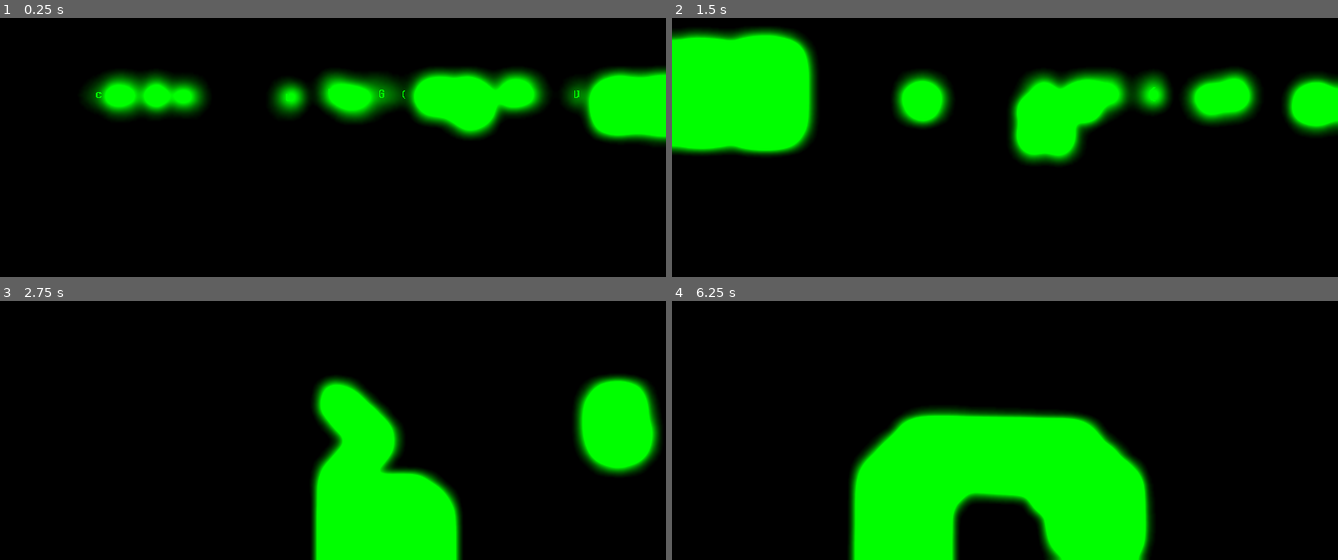
Above: before the commit, frames 1-4 (two rows, left to right).
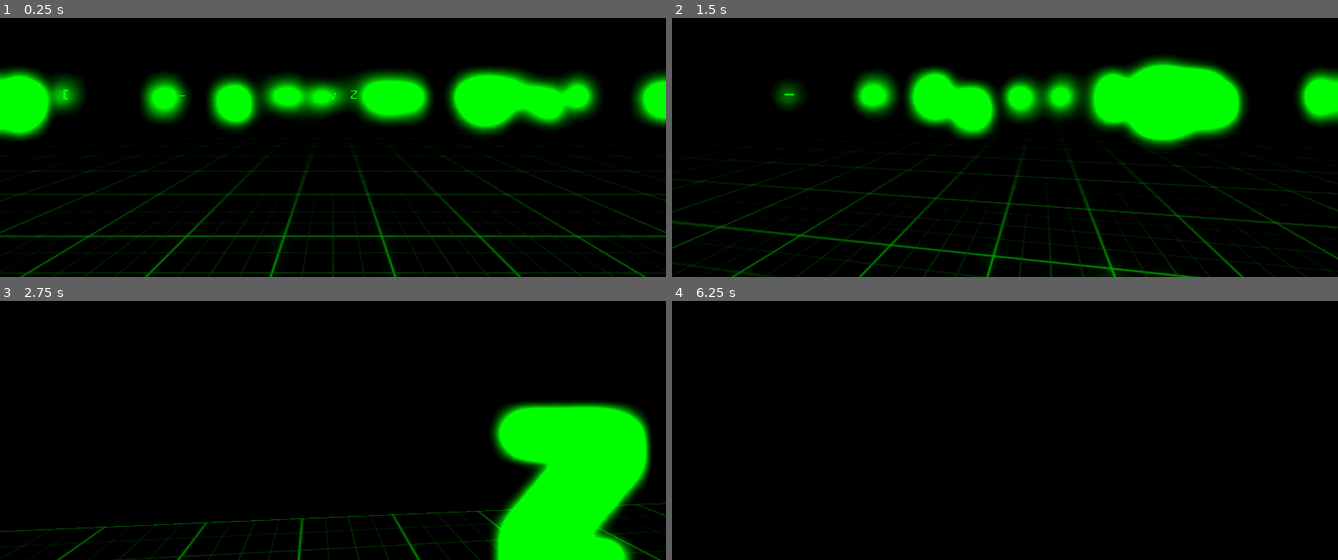
Above: after the commit, the same moments.

Repository: OneHoopyFrood/RoboKitty3D
Game: Godot game, scene res://World/World.tscn
Two runs of this game, one before a commit and one after it. Both use one fixed random seed, a clock stepped at 60 frames per second and the inputs below.
Inputs (mouse positions are in pixels of both pictures, inside the frame that each line leads up to):
- Up to frame 1 (0.25 s): no input
- Up to frame 2 (1.5 s): move the mouse to (1038, 87) at 0.52 s; hold W (move_forward) from 0.53 s (still down); click (1038, 87) at 0.67 s; move the mouse to (971, 90) at 1.27 s
- Up to frame 3 (2.75 s): keep holding W (move_forward); move the mouse to (346, 365) at 2.02 s
- Up to frame 4 (6.25 s): move the mouse to (998, 378) at 2.77 s; click (998, 378) at 2.92 s; tap Enter at 3.5, 5 s; move the mouse to (1051, 378) at 3.52 s; tap Space at 4.25, 5.75 s; move the mouse to (951, 368) at 4.27 s; move the mouse to (1011, 373) at 5.02 s; click (1011, 373) at 5.17 s; move the mouse to (978, 365) at 5.77 s; release W (move_forward) at 5.78 s; hold D (move_right) from 5.78 s (still down)

The runs differ from the first frame. In frame 1, 21% of the frame differs, in the area x 0-100%, y 18-100%; in frame 2, 29%, in the area x 0-100%, y 3-100%; in frame 3, 24%; in frame 4, 22%.

Commit message:
floor texture, grid alignment symbols unique

Diff:
--- a/Assets/InfiniteGrid.gdshader
+++ /dev/null
@@ -1,68 +0,0 @@
-shader_type spatial;
-render_mode blend_mix,depth_draw_opaque, unshaded;
-
-uniform vec4 gridColor: source_color;
-uniform vec4 checkerColor: source_color;
-//uniform float fadeStart = 0.0;
-//uniform float fadeEnd = 100.0;
-uniform float unitSize = 1.0;
-uniform int subdivisions: hint_range(1, 10) = 5;
-uniform float majorLineThickness = 2.0;
-uniform float minorLineThickness = 1.0;
-uniform float minorLineAlpha: hint_range(0.0, 1.0) = .3;
-uniform vec3 centerOffset = vec3(0.0, 0.0, 0.0);
-
-// calculate line mask, usning a bit of fwidth() magic to make line width not affected by perspective
-float grid(vec2 pos, float unit, float thickness){
-	vec2 threshold = fwidth(pos) * thickness * .5 / unit;
-	vec2 posWrapped = pos / unit;
-	vec2 line = step(fract(-posWrapped), threshold) + step(fract(posWrapped), threshold);
-	return max(line.x, line.y);
-}
-
-// calculate checkerboard mask
-float checker(vec2 pos, float unit){
-	float square1 = step(.5, fract(pos.x / unit *.5));
-	float square2 = step(.5, fract(pos.y / unit *.5));
-	return max(square1,square2) - square1 * square2;
-}
-
-void fragment() {
-	// ray from camera to fragemnt in wrold space
-	vec3 rayWorld = normalize(mat3(INV_VIEW_MATRIX) * VIEW) ;
-
-	// calculate fragment position in world space
-	vec3 posWorld;
-	float t = -(CAMERA_POSITION_WORLD.y - centerOffset.y) / (rayWorld.y );
-	posWorld.y = -centerOffset.y;
-	posWorld.xz = CAMERA_POSITION_WORLD.xz + t * rayWorld.xz + centerOffset.xz;
-
-	// calculate planar distance from camera to fragment (used for fading)
-	float distPlanar = distance(posWorld.xz, centerOffset.xz);
-
-	// grid
-	float line = grid(posWorld.xz, unitSize, majorLineThickness);
-	line += grid(posWorld.xz, unitSize / float(subdivisions), minorLineThickness) * minorLineAlpha;
-	line = clamp(line, 0.0, 1.0);
-
-	// checkerboard
-	float chec = checker(posWorld.xz, unitSize);
-
-	// distance fade factor
-	//float fadeFactor = 1.0 - clamp((distPlanar - fadeStart) / (fadeEnd - fadeStart), 0.0, 1.0);
-
-	// write ground plane depth into z buffer
-	vec4 pp = (PROJECTION_MATRIX * (VIEW_MATRIX * vec4(posWorld, 1.0)));
-	DEPTH = pp.z / pp.w;
-
-	// final alpha
-	float alphaGrid = line * gridColor.a;
-	float alphaChec = chec * checkerColor.a;
-	ALPHA = clamp(alphaGrid + alphaChec, 0.0, 1.0); // * fadeFactor;
-	// eliminate grid above the horizon
-	ALPHA *= step(t, 0.0);
-
-	// final color (premultiplied alpha blend)
-	ALBEDO = (checkerColor.rgb * alphaChec) * (1.0 - alphaGrid) + (gridColor.rgb * alphaGrid);
-
-}
--- a/Player/Player.gd
+++ b/Player/Player.gd
@@ -2,7 +2,8 @@
 
 @export var speed: float = 10.0
 @export var mouse_sensitivity: float = 0.15
-@export var eye_height: float = 1.6
+@export var eye_height: float = 1
+
 
 var cam: Camera3D
 var shape: CollisionShape3D
--- a/World/BaseInteractionNode/base_interaction_node.gd
+++ b/World/BaseInteractionNode/base_interaction_node.gd
@@ -12,12 +12,12 @@
 const MAX_AMPLITUDE: float = 0.3
 const MIN_SPEED: float = 0.5
 const MAX_SPEED: float = 2.0
-const MAX_Y: float = 2.0
+const MAX_Y: float = 1.5
 
 # Defaults
 const DEFAULT_AMPLITUDE: float = 0.25
 const DEFAULT_SPEED: float = 1.0
-const DEFAULT_Y: float = 1.0
+const DEFAULT_Y: float = 0.5
 
 ########################
 ## Active values
--- /dev/null
+++ b/World/Cube/Cube.tscn
@@ -0,0 +1,17 @@
+[gd_scene load_steps=4 format=3 uid="uid://cx75at1f2ulrm"]
+
+[ext_resource type="Script" uid="uid://ct84st6o8nh7d" path="res://World/Cube/Cube.gd" id="1_7f02t"]
+
+[sub_resource type="StandardMaterial3D" id="StandardMaterial3D_7f02t"]
+emission_enabled = true
+emission = Color(0, 1, 0, 1)
+
+[sub_resource type="BoxMesh" id="BoxMesh_7f02t"]
+material = SubResource("StandardMaterial3D_7f02t")
+
+[node name="Cube" type="Node3D"]
+script = ExtResource("1_7f02t")
+
+[node name="Mesh" type="MeshInstance3D" parent="."]
+transform = Transform3D(1, 0, 0, 0, 1, 0, 0, 0, 1, 0, 0.5, 0)
+mesh = SubResource("BoxMesh_7f02t")
--- a/World/Symbol/Symbol.tscn
+++ b/World/Symbol/Symbol.tscn
@@ -11,14 +11,15 @@
 
 [sub_resource type="TextMesh" id="TextMesh_nnv6f"]
 material = SubResource("StandardMaterial3D_xqmbm")
-text = "#"
+text = "?"
 font = ExtResource("2_xqmbm")
 font_size = 127
-vertical_alignment = 2
+depth = 0.125
 
 [node name="Symbol" type="Node3D"]
 script = ExtResource("1_a5rj1")
 metadata/_custom_type_script = "uid://ctq7nc76j356v"
 
 [node name="Mesh" type="MeshInstance3D" parent="."]
+custom_aabb = AABB(-0.5, -0.5, -0.5, 1, 1, 1)
 mesh = SubResource("TextMesh_nnv6f")
--- a/World/World.tscn
+++ b/World/World.tscn
@@ -1,7 +1,9 @@
-[gd_scene load_steps=7 format=3 uid="uid://ck1us1on6vyvw"]
+[gd_scene load_steps=11 format=3 uid="uid://ck1us1on6vyvw"]
 
 [ext_resource type="Script" uid="uid://qihcooc24anp" path="res://World/world.gd" id="1_y6flb"]
 [ext_resource type="PackedScene" uid="uid://dml8klxtt80hf" path="res://Player/Player.tscn" id="2_g376h"]
+[ext_resource type="Texture2D" uid="uid://dsmobpvffbkln" path="res://Assets/texture_01.png" id="3_mlekv"]
+[ext_resource type="PackedScene" uid="uid://cx75at1f2ulrm" path="res://World/Cube/Cube.tscn" id="4_il6x7"]
 
 [sub_resource type="Environment" id="Environment_js7pq"]
 background_mode = 1
@@ -27,6 +29,18 @@
 plane = Plane(0, 0, 1, 0)
 
 [sub_resource type="WorldBoundaryShape3D" id="WorldBoundaryShape3D_mlekv"]
+
+[sub_resource type="StandardMaterial3D" id="StandardMaterial3D_mlekv"]
+albedo_color = Color(0, 0, 0, 1)
+emission_enabled = true
+emission = Color(2.99614e-06, 0.526791, 1.05888e-06, 1)
+emission_operator = 1
+emission_texture = ExtResource("3_mlekv")
+uv1_scale = Vector3(49, 49, 49)
+
+[sub_resource type="PlaneMesh" id="PlaneMesh_il6x7"]
+material = SubResource("StandardMaterial3D_mlekv")
+size = Vector2(49, 49)
 
 [node name="World" type="Node3D"]
 script = ExtResource("1_y6flb")
@@ -64,5 +78,12 @@
 transform = Transform3D(-4.37114e-08, 0, -1, 0, 1, 0, 1, 0, -4.37114e-08, 25, 1, 0)
 shape = SubResource("WorldBoundaryShape3D_il6x7")
 
-[node name="Floor" type="CollisionShape3D" parent="Boundry"]
+[node name="FloorBoundry" type="CollisionShape3D" parent="Boundry"]
+visible = false
 shape = SubResource("WorldBoundaryShape3D_mlekv")
+
+[node name="FloorSolid" type="MeshInstance3D" parent="Boundry"]
+mesh = SubResource("PlaneMesh_il6x7")
+
+[node name="Cube" parent="." instance=ExtResource("4_il6x7")]
+visible = false
--- a/World/world.gd
+++ b/World/world.gd
@@ -1,7 +1,7 @@
 extends Node3D
 
 @export var num_nodes: int = 100
-@export var spawn_radius: int = 25
+var board_size: int = 50
 
 var rng: RandomNumberGenerator = RandomNumberGenerator.new()
 
@@ -25,7 +25,7 @@
     node.randomize_bobbing(rng)
 
     var pos: Vector3i = random_pos()
-    while used_positions.has(pos):
+    while used_positions.has(pos): # If an overlap happens, choose another spot until you get a unique value
       pos = random_pos()
     used_positions.push_back(pos)
     node.position = pos
@@ -34,6 +34,7 @@
   return nodes
 
 func random_pos() -> Vector3i:
+  var spawn_radius = (board_size / 2) - 1
   return Vector3i(
       rng.randi_range(-spawn_radius, spawn_radius),
       1,
Not shown, removed: Assets/InfiniteGrid.gdshader.uid
Binary file added: Assets/texture_01.png
Not shown, added: Assets/texture_01.png.import
